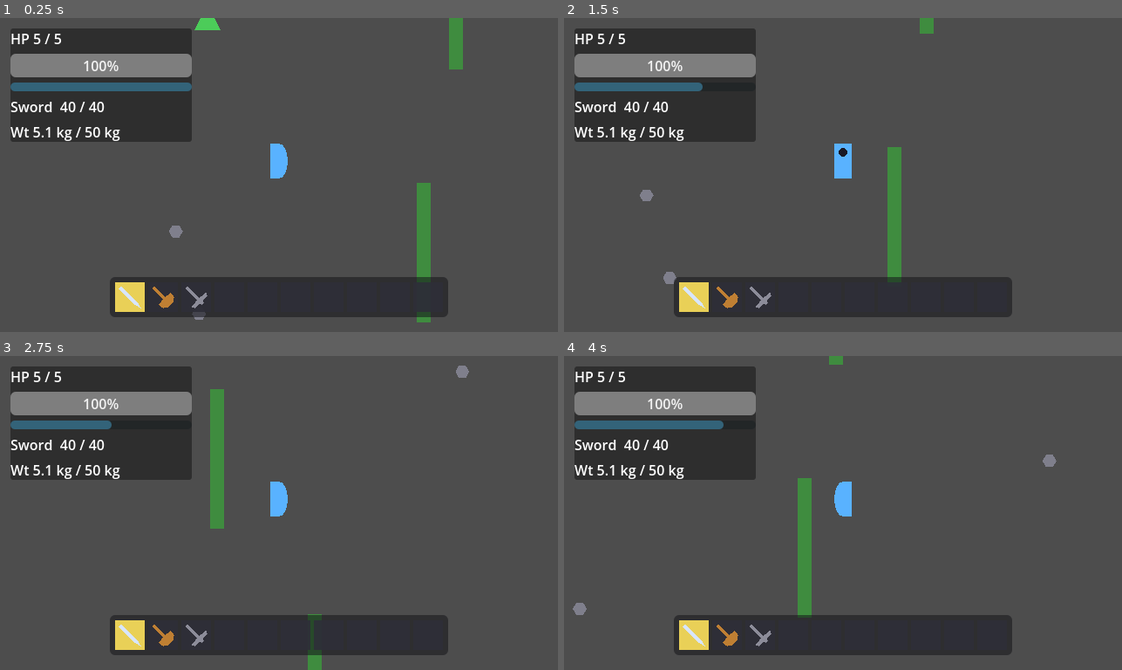
Above: before the commit, frames 1-4 (two rows, left to right).
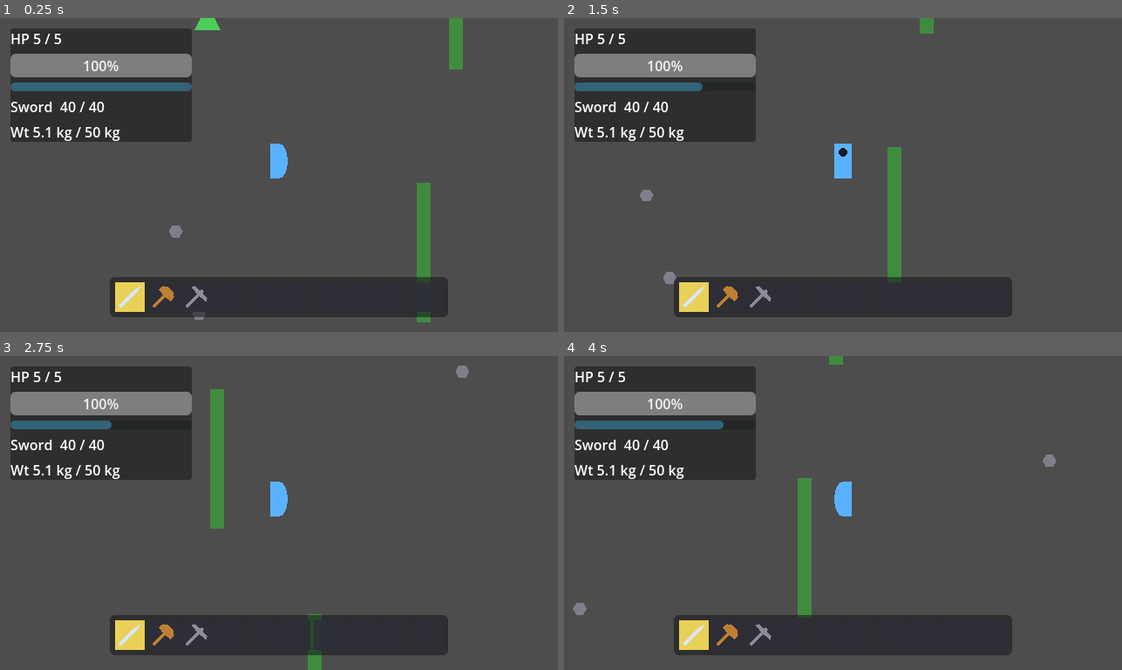
Above: after the commit, the same moments.

Repository: edgarsdzgz/kenslash
Game: Godot game, scene res://world/streaming_world.tscn
Same seed, same stepped clock (60 frames per second), same inputs: the game is played once before the commit and once after it.
Inputs (mouse positions are in pixels of both pictures, inside the frame that each line leads up to):
- Up to frame 1 (0.25 s): no input
- Up to frame 2 (1.5 s): tap Enter at 0.5 s; move the mouse to (965, 159) at 0.52 s; hold D (move_right) 0.53-1.28 s; click (965, 159) at 0.6 s; move the mouse to (731, 190) at 1.27 s; hold S (move_down) from 1.28 s (still down); tap Space (dodge) at 1.35 s
- Up to frame 3 (2.75 s): move the mouse to (334, 443) at 2.02 s; release S (move_down) at 2.03 s; hold D (move_right) from 2.03 s (still down); hold Shift (sprint) from 2.03 s (still down)
- Up to frame 4 (4 s): move the mouse to (815, 575) at 2.77 s; release D (move_right) at 2.78 s; release Shift (sprint) at 2.78 s; hold W (move_up) 2.78-3.53 s; tap F (the_action_button) at 2.85 s; click (815, 575) at 2.92 s; move the mouse to (1010, 560) at 3.52 s; hold A (move_left) from 3.53 s (still down); tap G (toggle_hotbar_unlock) at 3.6 s

The runs differ from the first frame. In frame 1, 0.4% of the frame differs, in the area x 21-38%, y 85-93%; in frame 2, 0.4%; in frame 3, 0.4%; in frame 4, 0.4%.

Commit message:
fix: rotate hotbar weapon icons 45deg counterclockwise (top-right, not bottom-right)
TOOL_ICON_ROTATION PI/4 -> -PI/4: screen +y is down, so a negative angle cants the blade UP toward the top-right instead of down toward the bottom-right. Point-count-invariant, so the test_hud icon assertions are unaffected.

Diff:
--- a/ui/hud.gd
+++ b/ui/hud.gd
@@ -31,9 +31,10 @@
 ]
 ## Tier NAME appended to the weight readout when encumbered (parallel to the tier enum); NORMAL is "".
 const WEIGHT_TIER_NAMES: Array[String] = ["", "Overencumbered", "Superencumbered", "Ultraencumbered"]
-## Icon rotation for WEAPON (tool blade) hotbar icons only -- 45 degrees, so the blade reads as a
-## canted weapon rather than lying flat. Applied to the POINTS before the bbox-fit so it still fits.
-const TOOL_ICON_ROTATION: float = PI / 4.0
+## Icon rotation for WEAPON (tool blade) hotbar icons only -- 45 degrees COUNTERclockwise, so the
+## blade cants up toward the top-right (screen +y is down, so a negative angle rotates CCW).
+## Applied to the POINTS before the bbox-fit so it still fits.
+const TOOL_ICON_ROTATION: float = -PI / 4.0
 ## Stamina bar tints (design-controls.md): the normal fill, and a warning red once the player is
 ## low on stamina (< 25%) -- the stamina meter's parallel to the health bar.
 const STAMINA_COLOR: Color = Color(0.3, 0.75, 0.95, 1.0)
